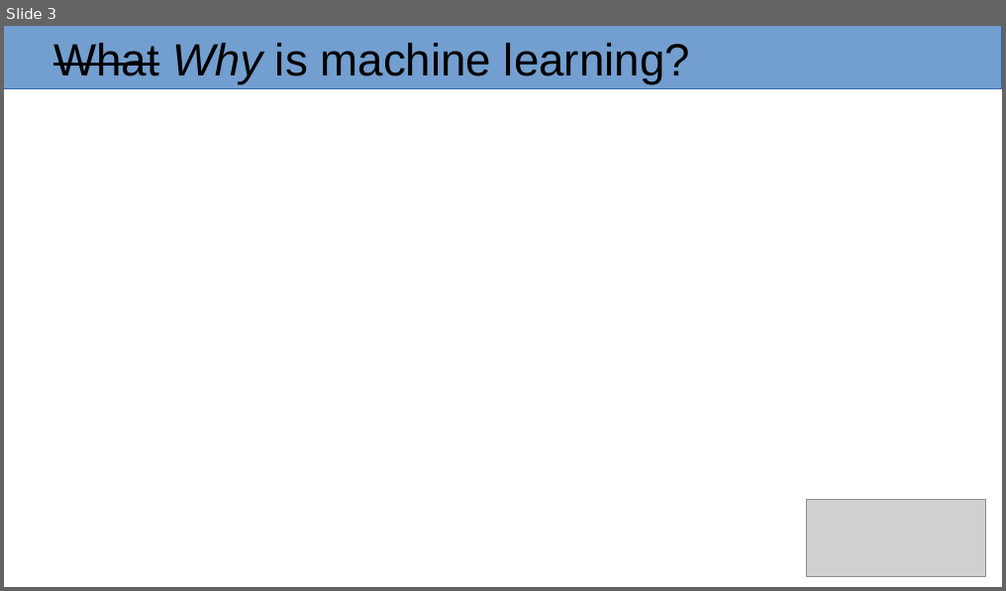
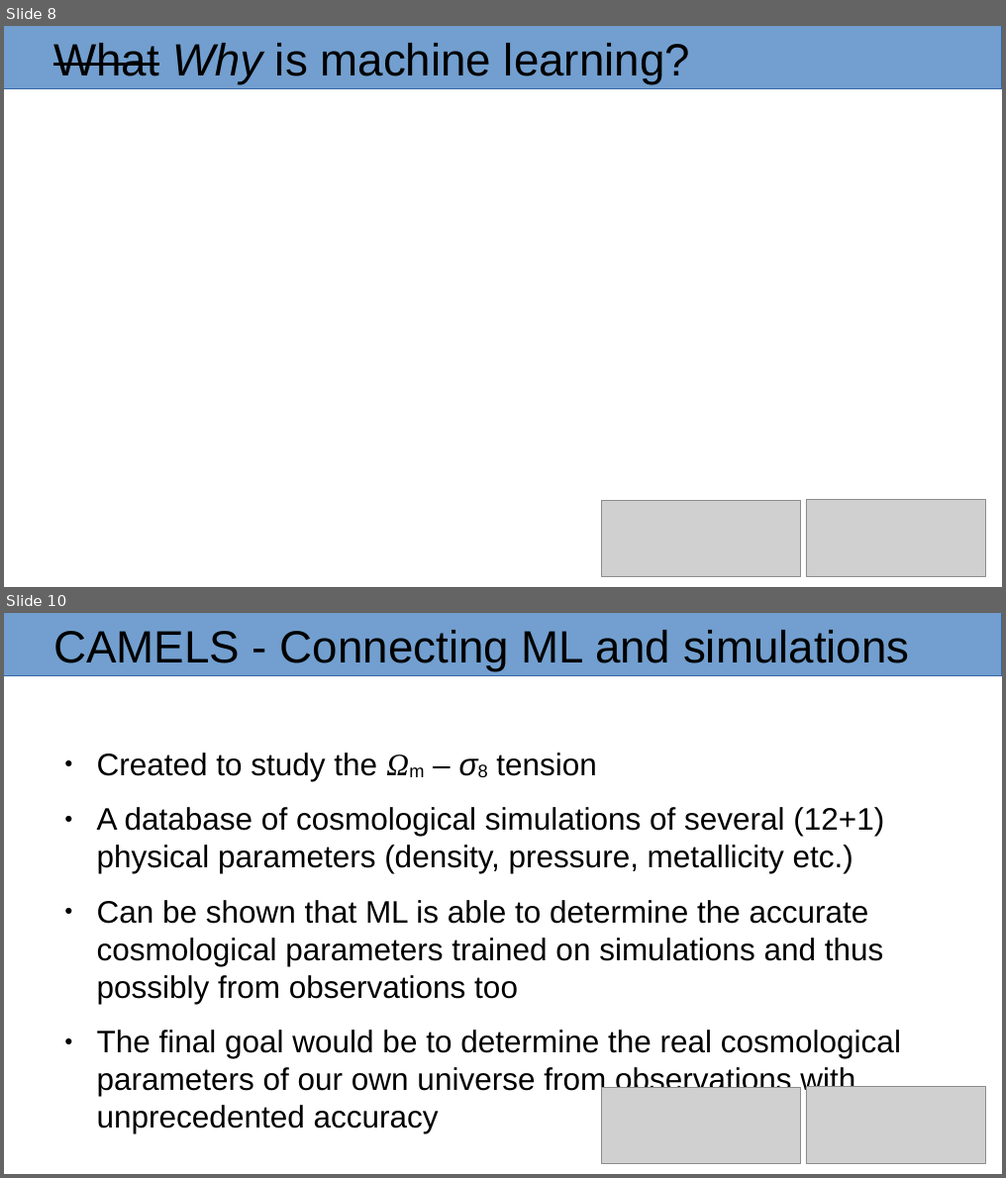
Before and after one commit to masterdesky/presentations, a slide deck: cosmology/cosmo-and-machine-learning/presentation/cosmo-and-ml.odp. Shown one above the other, each under a label of ours: slide 3 before the commit, slides 8 and 10 after it; the slides between them are not shown. The pictures are 1006x591 and 1006x1178 pixels, drawn with LibreOffice and Linux fonts; fonts in the diff are those of the drawing; grey boxes stand for pictures. Boxes give left, top, right and bottom in pixels: in the first picture for what was removed or moved away, otherwise in the second. Text is boxed around its words. In the diff, an @@ line names an element or a change of style, - is before the commit and + after.

Commit message:
ml + sims in cosmo pres

```diff
--- a/cosmology/cosmo-and-machine-learning/presentation/cosmo-and-ml.odp
+++ b/cosmology/cosmo-and-machine-learning/presentation/cosmo-and-ml.odp
@@ slide 10 added at (4, 613, 1002, 1174), background #FFFFFF @@
@@ rectangle added at (4, 613, 1002, 676), fill #729FCF, outline #3465A4 0 pt @@
@@ title added at (54, 630, 910, 671), 36 pt, text #000000 @@
+CAMELS - Connecting ML and simulations
@@ text added at (97, 753, 901, 1134), 24.8 pt, text #000000 @@
+● Created to study the Ωm – σ8 tension
+● A database of cosmological simulations of several (12+1) physical parameters (density, pressure, metallicity etc.)
+● Can be shown that ML is able to determine the accurate cosmological parameters trained on simulations and thus possibly from observations too
+● The final goal would be to determine the real cosmological parameters of our own universe from observations with unprecedented accuracy
@@ picture added at (602, 1087, 801, 1164) @@
@@ picture added at (806, 1087, 986, 1164) @@
@@ what was slide 3 is now slide 8 @@
@@ slide 8 changed as well @@
@@ picture added at (602, 500, 801, 577) @@
```
Also in this commit, not shown: 3 other slides changed, 7 other slides added, 1 slide removed, 3 other files.
